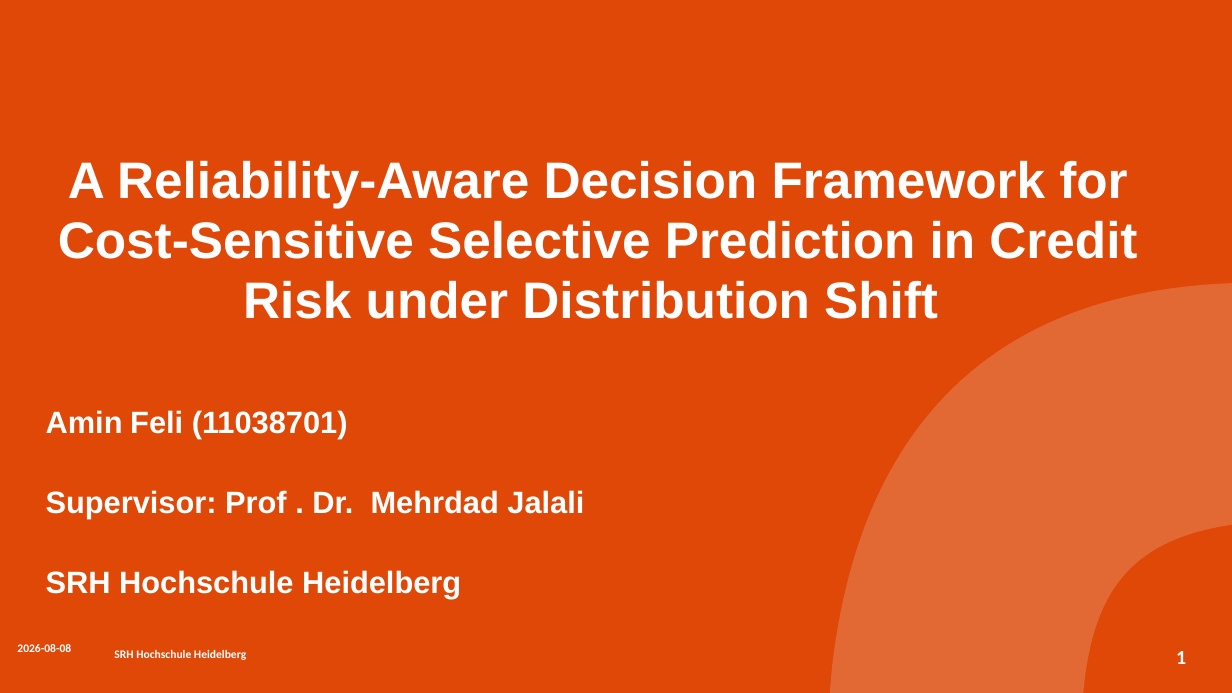
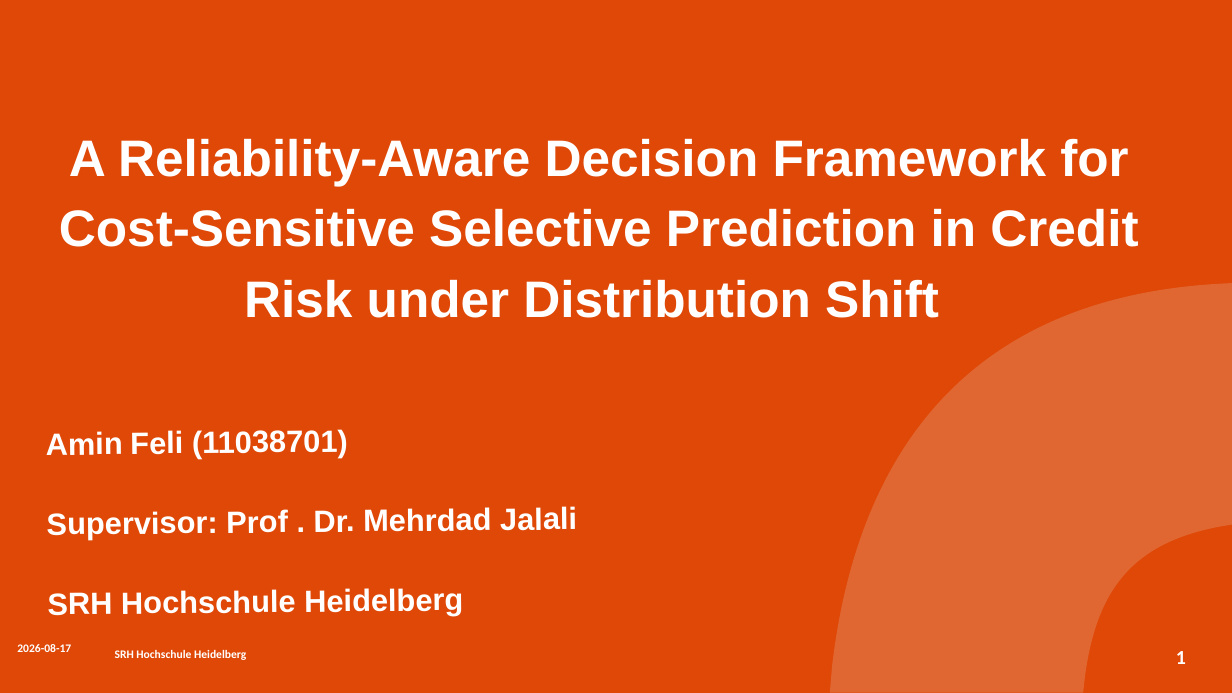
Before and after one commit to aminfeli/Thesis, a slide deck: slide 1 of 7-Presentation/presentation.pptx. Drawn at 1232x693 pixels with LibreOffice and Linux fonts; fonts in the diff are those of the drawing; background and template pictures are left out. Boxes give left, top, right and bottom in pixels: in the first picture for what was removed or moved away, otherwise in the second. Text is boxed around its words. In the diff, an @@ line names an element or a change of style, - is before the commit and + after.

```diff
--- a/7-Presentation/presentation.pptx
+++ b/7-Presentation/presentation.pptx
@@ title "A Reliability-Aware Decision Framework for ...": place and size @@
-title "A Reliability-Aware Decision Framework for ..." at bbox=[58, 160, 1137, 319]
+title "A Reliability-Aware Decision Framework for ..." at bbox=[59, 138, 1138, 318]
@@ title "A Reliability-Aware Decision Framework for ..." at bbox=[59, 138, 1138, 318]: line spacing 0.98 to 1.15 @@
@@ freeform shape at bbox=[830, 283, 1232, 692]: fill #EEEDEB at 20% opacity to #EEEDEC at 19% opacity @@
@@ text "Amin Feli (11038701)": place and size @@
-text "Amin Feli (11038701)" at bbox=[46, 410, 584, 599]
+text "Amin Feli (11038701)" at bbox=[46, 429, 577, 617]
@@ text "Amin Feli (11038701)" at bbox=[46, 429, 577, 617]: rotation 0 to 359 degrees @@
@@ text at bbox=[17, 644, 71, 652]: text changed @@
-2026-08-08
+2026-08-17
```
Also in this commit, not shown: 5 other slides changed, 29 slides added, 21 slides removed, 4 other files.
